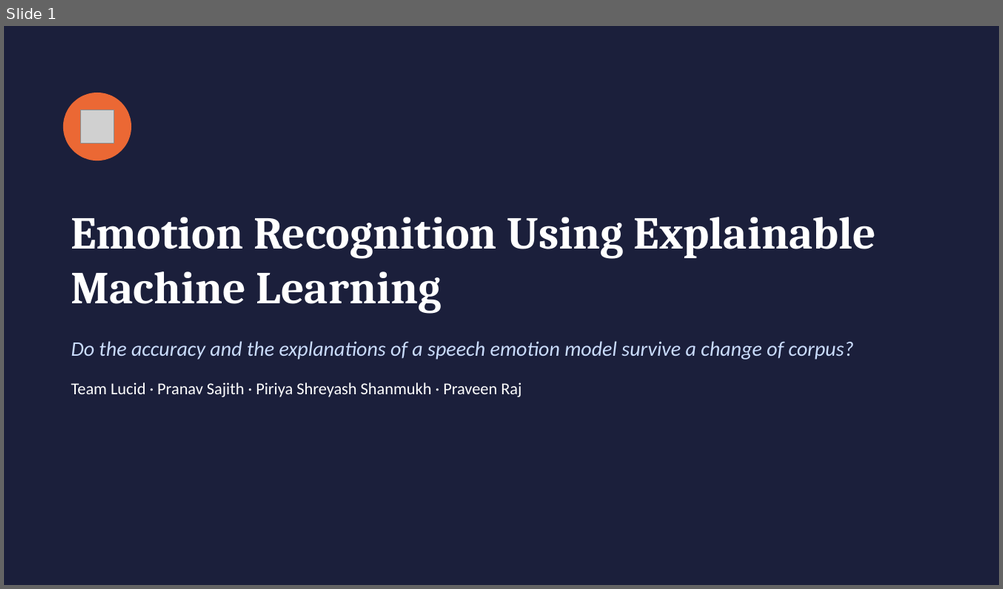
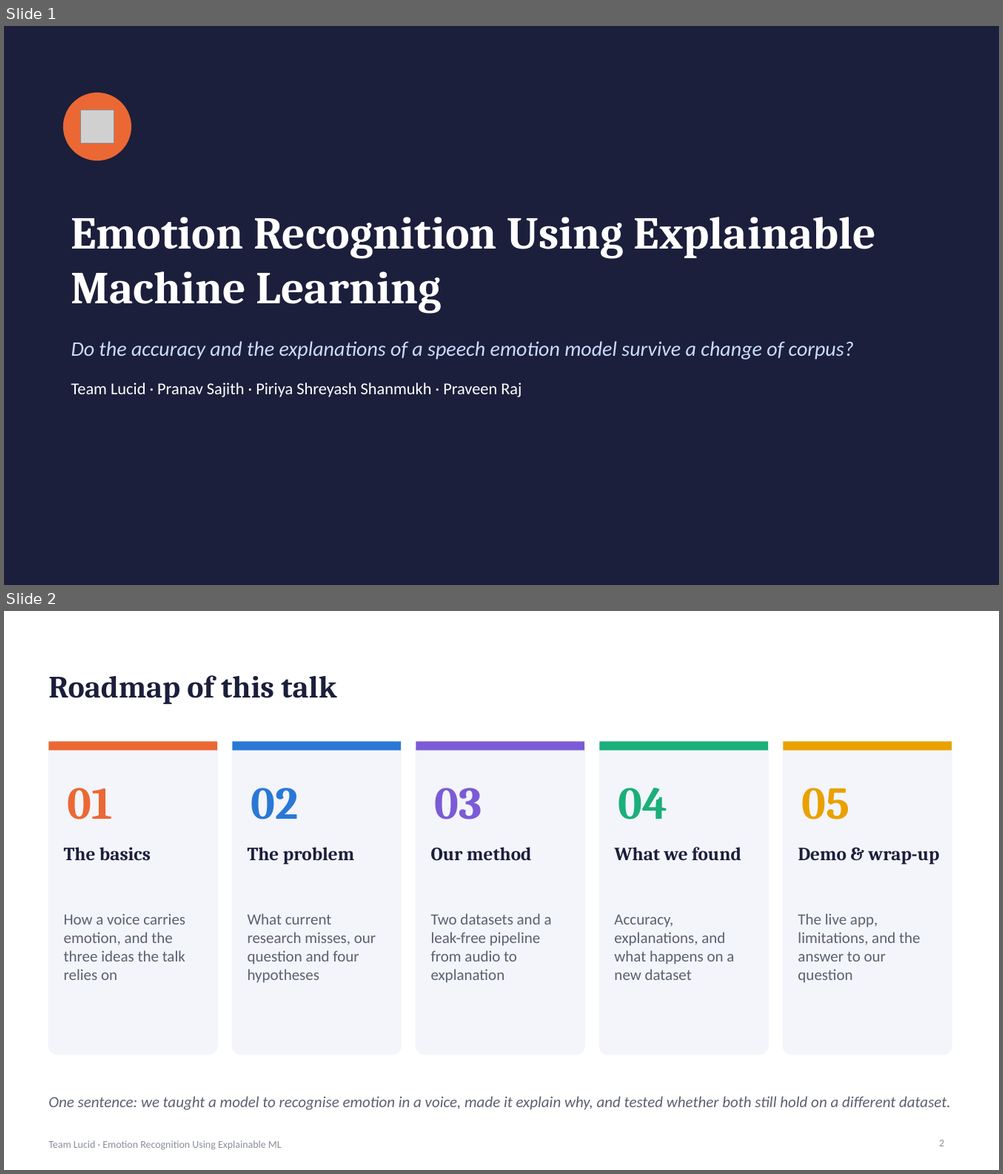
Before and after one commit to shreyashsp25/lucid-speech-emotion-xai, a slide deck: report/Lucid_Final_Presentation.pptx. Shown one above the other, each under a label of ours: slide 1 before the commit, slides 1 and 2 after it. The pictures are 1003x589 and 1003x1174 pixels, drawn with LibreOffice and Linux fonts; fonts in the diff are those of the drawing; grey boxes stand for pictures. Boxes give left, top, right and bottom in pixels: in the first picture for what was removed or moved away, otherwise in the second. Text is boxed around its words. In the diff, an @@ line names an element or a change of style, - is before the commit and + after.

Commit message:
Restructure final presentation: basics, roadmap, sections

```diff
--- a/report/Lucid_Final_Presentation.pptx
+++ b/report/Lucid_Final_Presentation.pptx
@@ slide 2 added at (x1=4, y1=611, x2=999, y2=1170), background #FFFFFF @@
@@ title added at (x1=48, y1=675, x2=336, y2=704), 30 pt, text #1B1F3B, bold @@
+Roadmap of this talk
@@ rounded rectangle added at (x1=48, y1=741, x2=217, y2=1055), fill #F3F5FA, outline #F3F5FA 1 pt @@
@@ rectangle added at (x1=48, y1=741, x2=217, y2=751), fill #EB6834 @@
@@ rounded rectangle added at (x1=233, y1=741, x2=401, y2=1055), fill #F3F5FA, outline #F3F5FA 1 pt @@
@@ rectangle added at (x1=233, y1=741, x2=401, y2=751), fill #2A78D6 @@
@@ rounded rectangle added at (x1=416, y1=741, x2=584, y2=1055), fill #F3F5FA, outline #F3F5FA 1 pt @@
@@ rectangle added at (x1=416, y1=741, x2=584, y2=751), fill #7B5BD6 @@
@@ rounded rectangle added at (x1=600, y1=741, x2=768, y2=1055), fill #F3F5FA, outline #F3F5FA 1 pt @@
@@ rectangle added at (x1=600, y1=741, x2=768, y2=751), fill #1BAF7A @@
@@ rounded rectangle added at (x1=783, y1=741, x2=951, y2=1055), fill #F3F5FA, outline #F3F5FA 1 pt @@
@@ rectangle added at (x1=783, y1=741, x2=951, y2=751), fill #E9A100 @@
@@ text added at (x1=68, y1=788, x2=113, y2=820), 44 pt, text #EB6834, bold @@
+01
@@ text added at (x1=251, y1=788, x2=299, y2=820), 44 pt, text #2A78D6, bold @@
+02
@@ text added at (x1=435, y1=788, x2=482, y2=820), 44 pt, text #7B5BD6, bold @@
+03
@@ text added at (x1=618, y1=788, x2=668, y2=820), 44 pt, text #1BAF7A, bold @@
+04
@@ text added at (x1=802, y1=788, x2=850, y2=820), 44 pt, text #E9A100, bold @@
+05
@@ text added at (x1=64, y1=847, x2=151, y2=860), 18 pt, text #1B1F3B, bold @@
+The basics
@@ text added at (x1=247, y1=847, x2=354, y2=865), 18 pt, text #1B1F3B, bold @@
+The problem
@@ text added at (x1=431, y1=847, x2=531, y2=861), 18 pt, text #1B1F3B, bold @@
+Our method
@@ text added at (x1=614, y1=847, x2=741, y2=860), 18 pt, text #1B1F3B, bold @@
+What we found
@@ text added at (x1=798, y1=848, x2=939, y2=865), 18 pt, text #1B1F3B, bold @@
+Demo & wrap-up
@@ text added at (x1=64, y1=914, x2=185, y2=980), 15 pt, text #5B6170 @@
+How a voice carries emotion, and the three ideas the talk relies on
@@ text added at (x1=247, y1=914, x2=375, y2=983), 15 pt, text #5B6170 @@
+What current research misses, our question and four hypotheses
@@ text added at (x1=431, y1=914, x2=552, y2=983), 15 pt, text #5B6170 @@
+Two datasets and a leak-free pipeline from audio to explanation
@@ text added at (x1=614, y1=914, x2=734, y2=980), 15 pt, text #5B6170 @@
+Accuracy, explanations, and what happens on a new dataset
@@ text added at (x1=797, y1=914, x2=919, y2=983), 15 pt, text #5B6170 @@
+The live app, limitations, and the answer to our question
@@ text added at (x1=48, y1=1096, x2=950, y2=1111), 15 pt, text #5B6170, italic @@
+One sentence: we taught a model to recognise emotion in a voice, made it explain why, and tested whether both still hold on a different dataset.
@@ text added at (x1=48, y1=1141, x2=282, y2=1150), 10 pt, text #8A8F98 @@
+Team Lucid · Emotion Recognition Using Explainable ML
@@ page number added at (x1=939, y1=1140, x2=944, y2=1147), 10 pt, text #8A8F98 @@
+2
```
Also in this commit, not shown: 16 slides changed, 4 other slides added.
